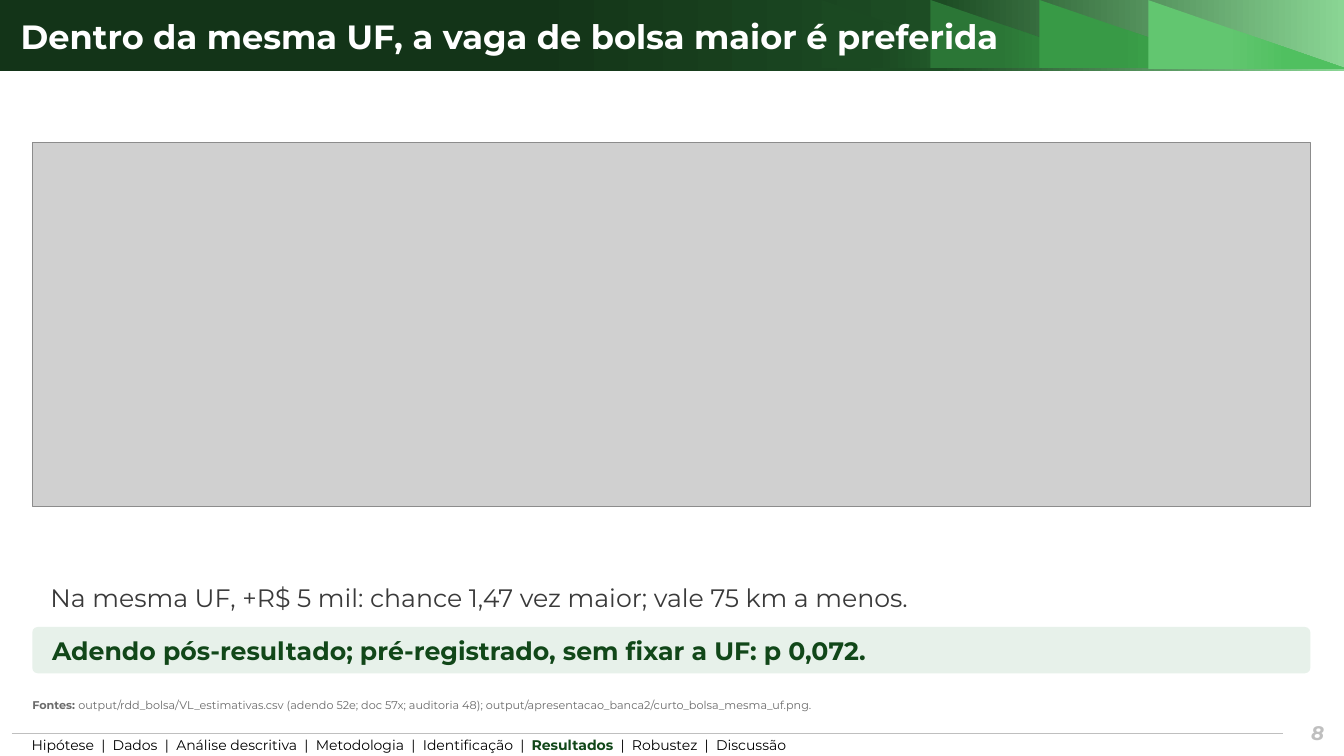
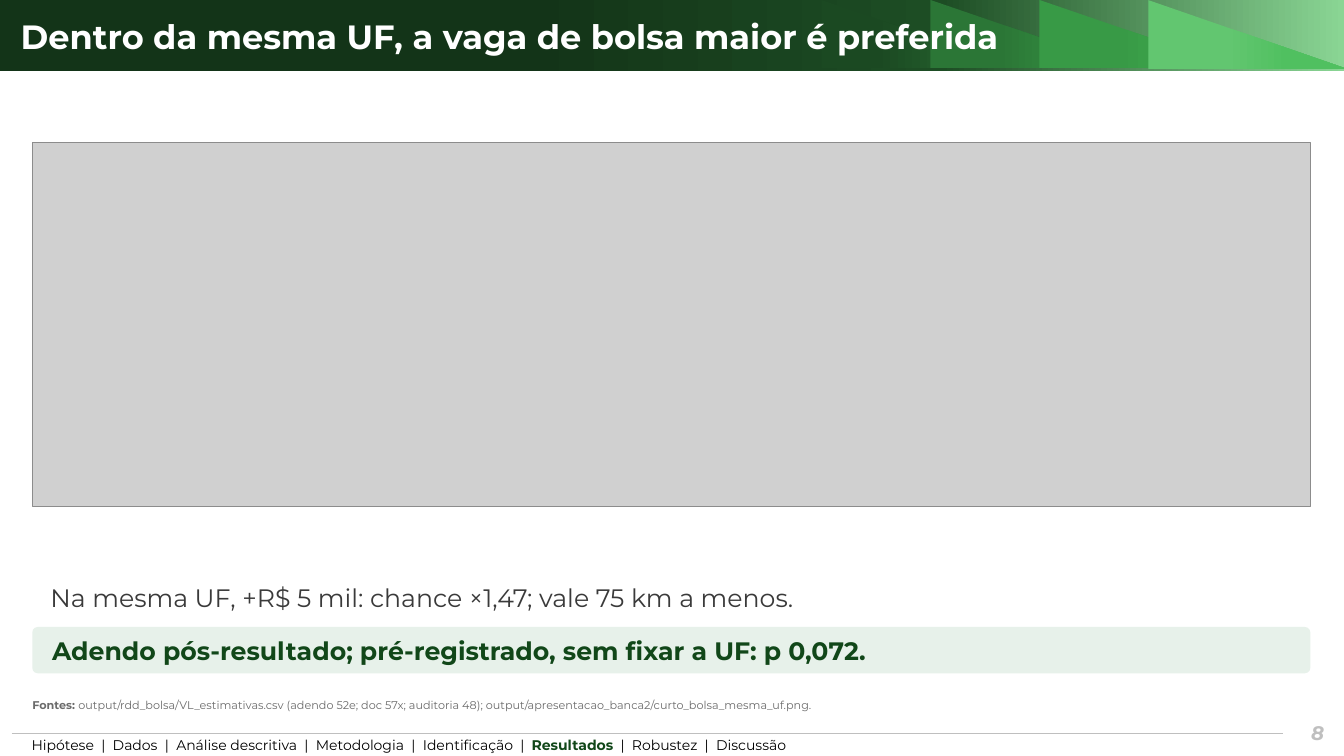
Before and after one commit to ka1victor/impact-eval-health-econ-pmme, a slide deck: slide 8 of output/apresentacao_banca2/deck_banca2_curto.pptx. Drawn at 1344x756 pixels with LibreOffice and Linux fonts; fonts in the diff are those of the drawing; grey boxes stand for pictures; background and template pictures are left out. Boxes give left, top, right and bottom in pixels: in the first picture for what was removed or moved away, otherwise in the second. Text is boxed around its words. In the diff, an @@ line names an element or a change of style, - is before the commit and + after.

```diff
--- a/output/apresentacao_banca2/deck_banca2_curto.pptx
+++ b/output/apresentacao_banca2/deck_banca2_curto.pptx
@@ text at <box>50,586,793,611</box>: text changed @@
-Na mesma UF, +R$ 5 mil: chance 1,47 vez maior; vale 75 km a menos.
+Na mesma UF, +R$ 5 mil: chance ×1,47; vale 75 km a menos.
```
Also in this commit, not shown: 5 other slides changed, 18 other files.
